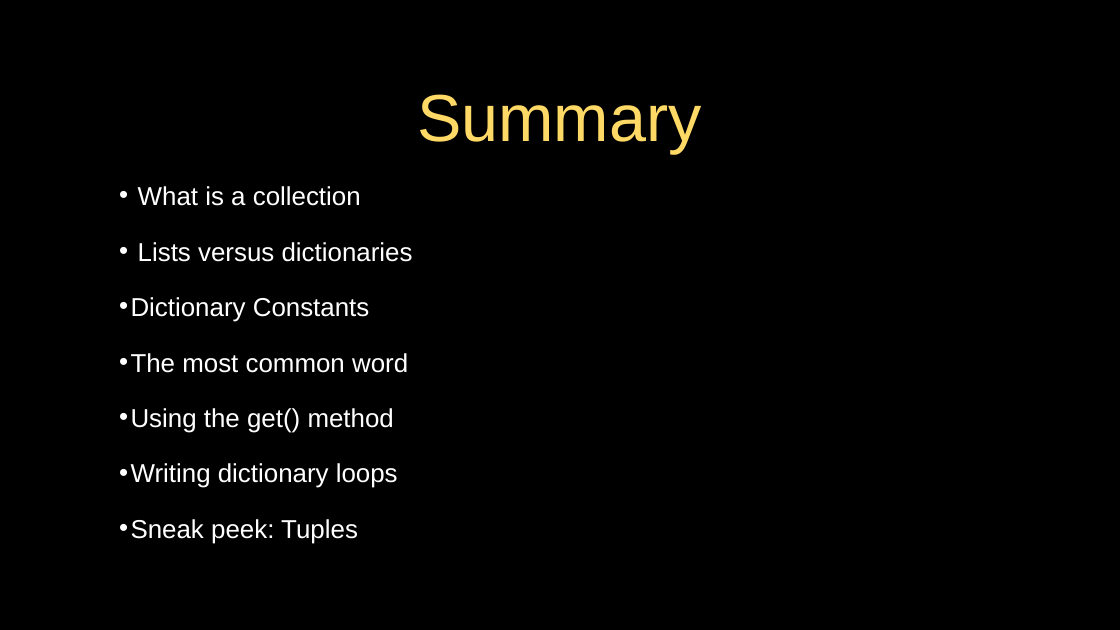
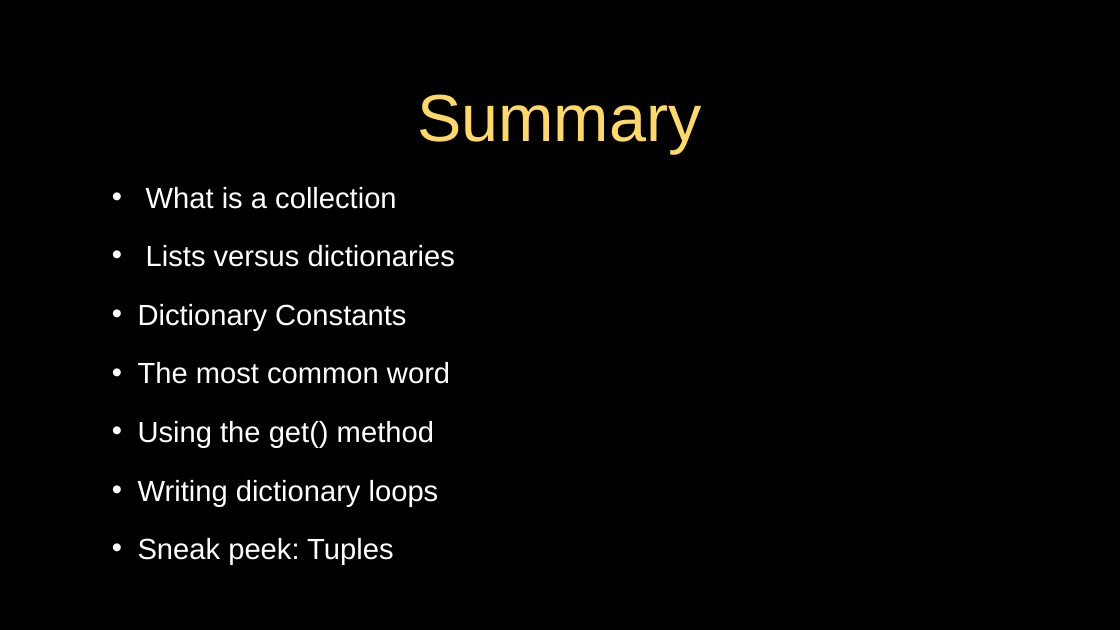
Before and after one commit to csev/py4e, a slide deck: slide 30 of lectures3/Pythonlearn-09-Dictionaries.pptx. Drawn at 1120x630 pixels with LibreOffice and Linux fonts; fonts in the diff are those of the drawing. Boxes give left, top, right and bottom in pixels: in the first picture for what was removed or moved away, otherwise in the second. Text is boxed around its words. In the diff, an @@ line names an element or a change of style, - is before the commit and + after.

```diff
--- a/lectures3/Pythonlearn-09-Dictionaries.pptx
+++ b/lectures3/Pythonlearn-09-Dictionaries.pptx
@@ text "What is a collection" at [138, 187, 455, 565]: size 29.6 to 33.3 pt; indent changed @@
```
Also in this commit, not shown: 5 other slides changed, 2 slides added, 2 slides removed, 3 other files.
